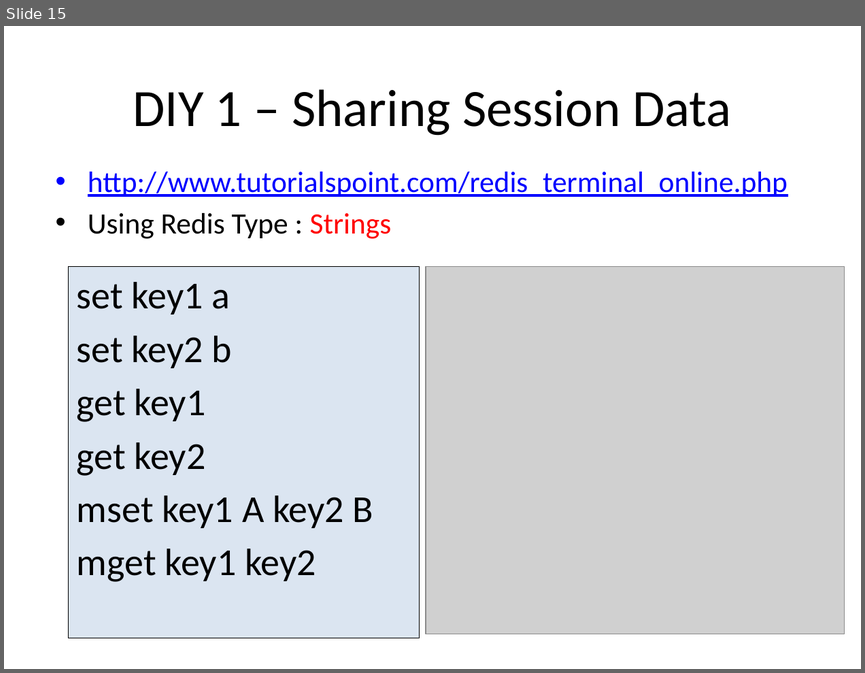
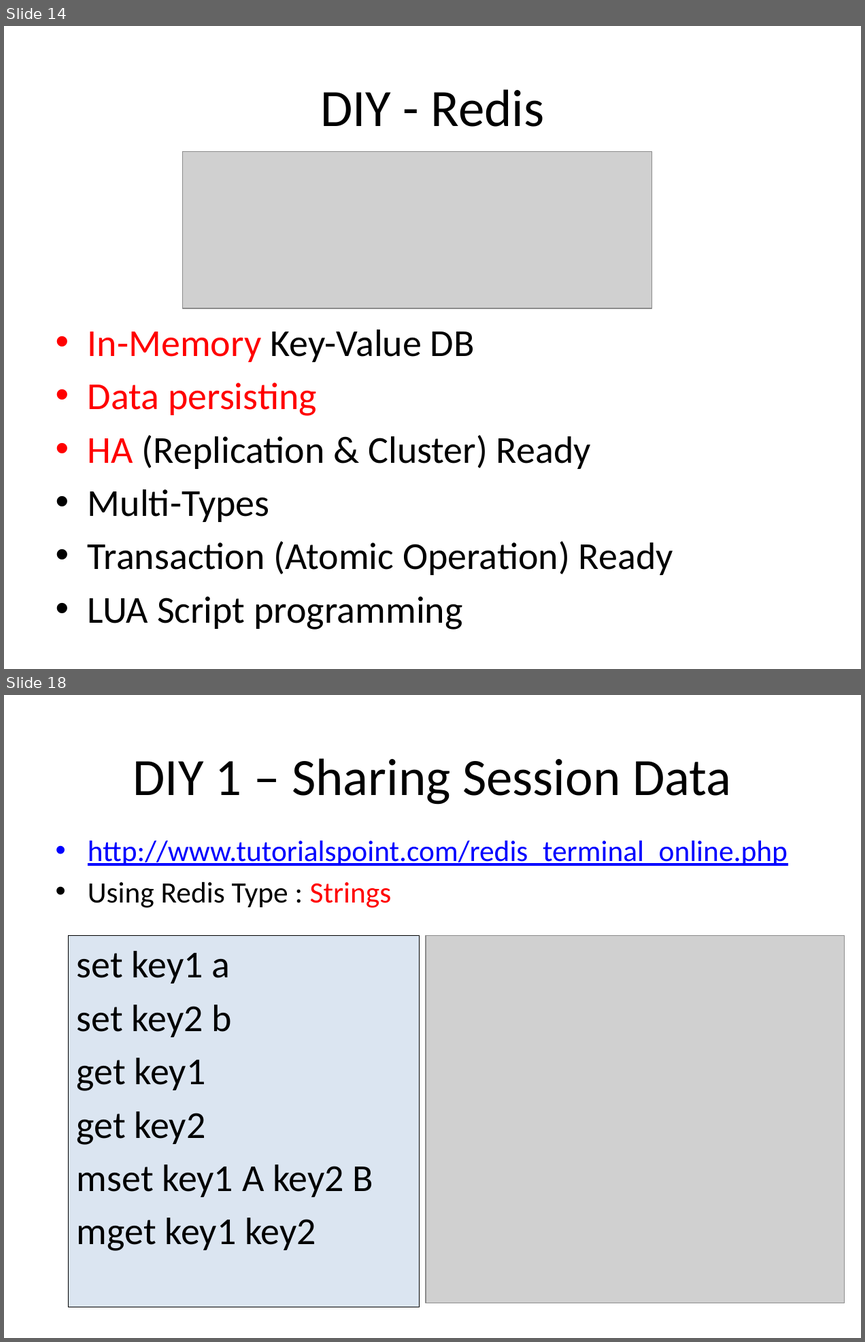
Before and after one commit to jimliu7434/microservice-sample, a slide deck: Microservice.pptx. Shown one above the other, each under a label of ours: slide 15 before the commit, slides 14 and 18 after it; the slides between them are not shown. The pictures are 865x673 and 865x1342 pixels, drawn with LibreOffice and Linux fonts; fonts in the diff are those of the drawing; grey boxes stand for pictures. Boxes give left, top, right and bottom in pixels: in the first picture for what was removed or moved away, otherwise in the second. Text is boxed around its words. In the diff, an @@ line names an element or a change of style, - is before the commit and + after.

```diff
--- a/Microservice.pptx
+++ b/Microservice.pptx
@@ slide 14 added at (4, 26, 861, 669), background #FFFFFF @@
@@ title added at (320, 89, 545, 127), 44 pt, text #000000 @@
+DIY - Redis
@@ picture added at (183, 152, 652, 309) @@
@@ text added at (88, 329, 673, 629), 32 pt, text #000000 @@
+• In-Memory Key-Value DB
+• Data persisting
+• HA (Replication & Cluster) Ready
+• Multi-Types
+• Transaction (Atomic Operation) Ready
+• LUA Script programming
@@ what was slide 15 is now slide 18 @@
```
Also in this commit, not shown: 9 slides changed, 2 other slides added.
